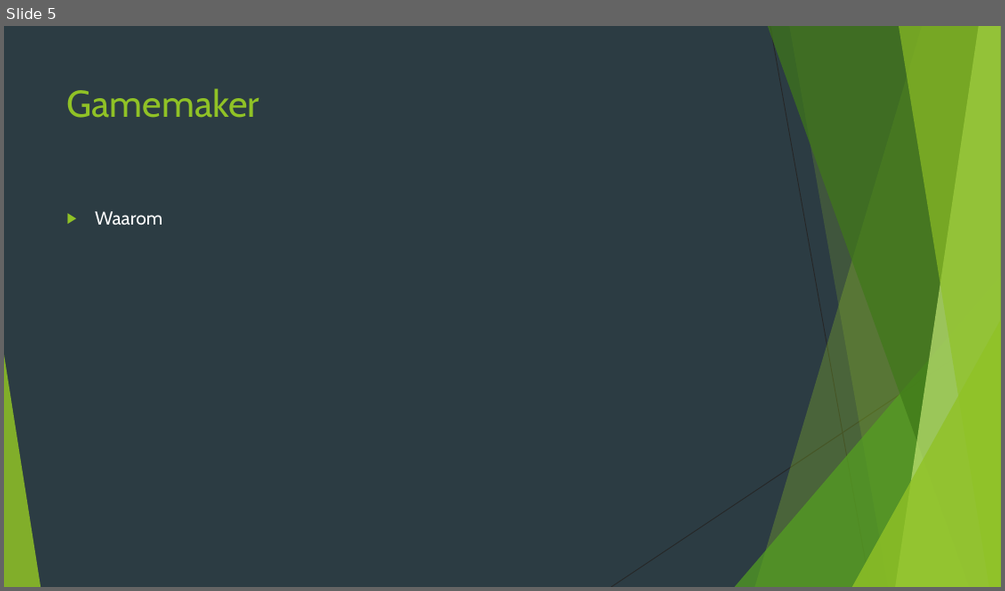
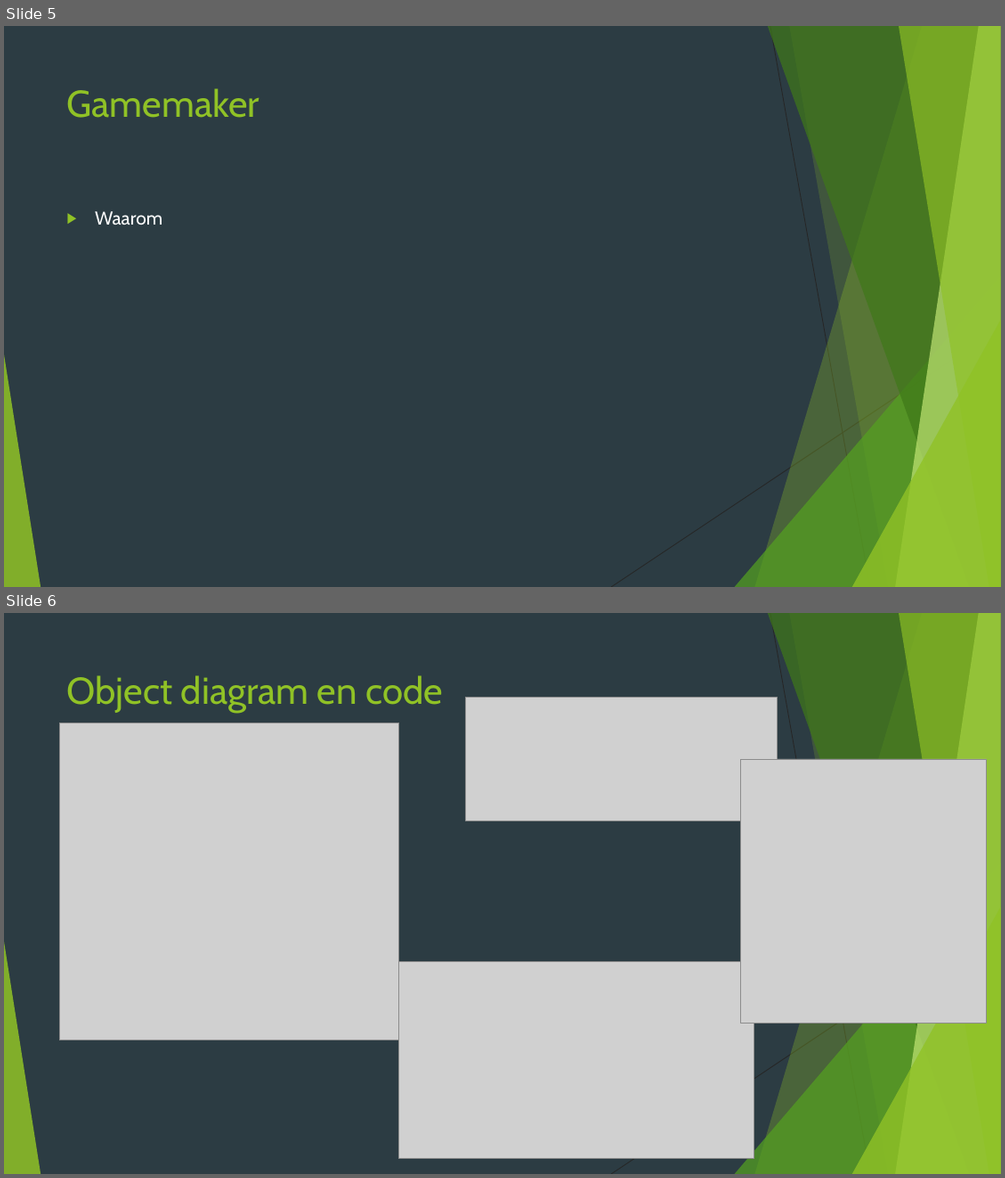
Before and after one commit to boydsmit/Extra-opdracht, a slide deck: Documentation/Expending space herkansing.pptx. Shown one above the other, each under a label of ours: slide 5 before the commit, slides 5 and 6 after it. The pictures are 1005x591 and 1005x1178 pixels, drawn with LibreOffice and Linux fonts; fonts in the diff are those of the drawing; grey boxes stand for pictures. Boxes give left, top, right and bottom in pixels: in the first picture for what was removed or moved away, otherwise in the second. Text is boxed around its words. In the diff, an @@ line names an element or a change of style, - is before the commit and + after.

```diff
--- a/Documentation/Expending space herkansing.pptx
+++ b/Documentation/Expending space herkansing.pptx
@@ slide 6 added at (x1=4, y1=613, x2=1001, y2=1174), background #2C3C43; not listed: 10 template elements that a slide beside it also shows @@
@@ title added at (x1=67, y1=675, x2=443, y2=713), 36 pt, text #90C226 @@
+Object diagram en code
@@ picture added at (x1=465, y1=698, x2=777, y2=821) @@
@@ picture added at (x1=59, y1=723, x2=399, y2=1040) @@
@@ picture added at (x1=741, y1=759, x2=987, y2=1022) @@
@@ picture added at (x1=399, y1=962, x2=754, y2=1159) @@
```
Also in this commit, not shown: 2 other slides added.
